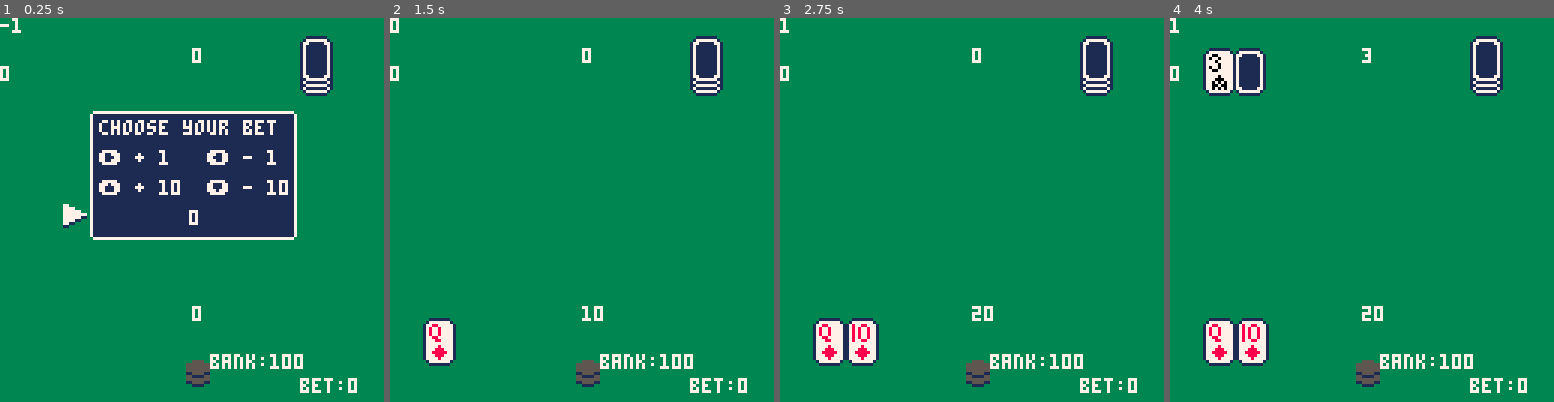
Above: before the commit, frames 1-4 (left to right).
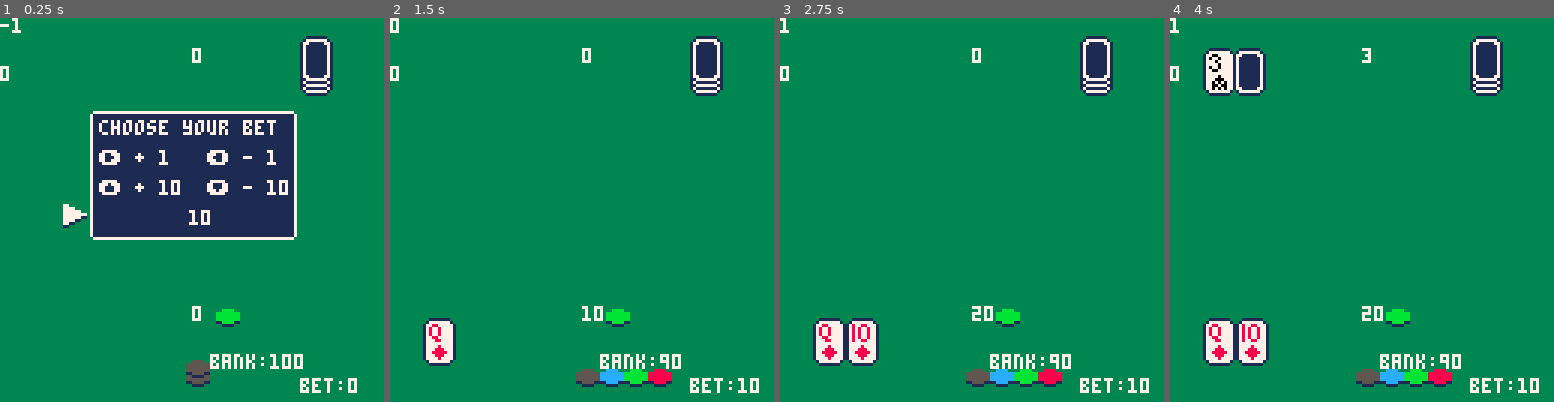
Above: after the commit, the same moments.

Repository: UA-koval/blackjack-pico-8
Game: PICO-8 cartridge blackjack.p8
Two runs of this game, one before a commit and one after it. Both use one fixed random seed, a clock stepped at 60 frames per second and the inputs below.
Inputs:
- Up to frame 1 (0.25 s): no input
- Up to frame 2 (1.5 s): tap O (Z key) at 0.7 s
- Up to frame 3 (2.75 s): hold Right 1.6-2.1 s; tap O (Z key) at 1.7, 2.1, 2.5 s; hold Up 2.15-2.42 s; hold Right from 2.47 s (still down)
- Up to frame 4 (4 s): tap O (Z key) at 2.9, 3.3, 3.7 s; release Right at 3.03 s; hold Left 3.08-3.58 s; hold Down 3.63-3.97 s

The runs differ from the first frame. In frame 1, 0.4% of the frame differs, in the area x 49-63%, y 50-81%; in frame 2, 1.4%, in the area x 48-97%, y 75-98%; in frame 3, 1.4%; in frame 4, 1.4%.

Commit message:
Dev progress

Diff:
--- a/blackjack.p8
+++ b/blackjack.p8
@@ -49,7 +49,7 @@
 
 -- graphics vars
 cursor_anim_frame = 0
-tempbet = 0
+tempbet = 10
 
 
 -->8
@@ -237,7 +237,11 @@
 	 if game_result==0 then
 		 print("you won "..flr(payout),endscreenx+21,endscreeny+2,7)
 	 elseif game_result==1 then
-	  print("you lost "..abs(flr(payout)),endscreenx+21,endscreeny+2,7)
+	 	if bank>=10 then
+		  print("you lost "..abs(flr(payout)),endscreenx+21,endscreeny+2,7)
+	 	else
+	 	 print("you are broke!",endscreenx+16,endscreeny+2,7)
+	 	end
 	 else
 	  print("draw!",endscreenx+41,endscreeny+2,7)
 	 end
@@ -290,7 +294,7 @@
 --  ui backend for bet window
 if stage==-1 then
  if btnp(0) then
-  if tempbet>0 then
+  if tempbet>10 then
   	tempbet-=1
   end
  elseif btnp(1) then
@@ -298,7 +302,7 @@
   	tempbet+=1
   end
  elseif btnp(3) then
-  if tempbet>9 then
+  if tempbet>19 then
   	tempbet-=10
   end
  elseif btnp(2) then
@@ -334,9 +338,12 @@
  end
 end
 
-
+-- stage 6: game result screen
 if stage==6 then
-	if (btnp(4)) reset_game()
+	if btnp(4) then
+		if bank<10 then run() end
+	reset_game()
+ end
 end
 -- result screen backend
 
